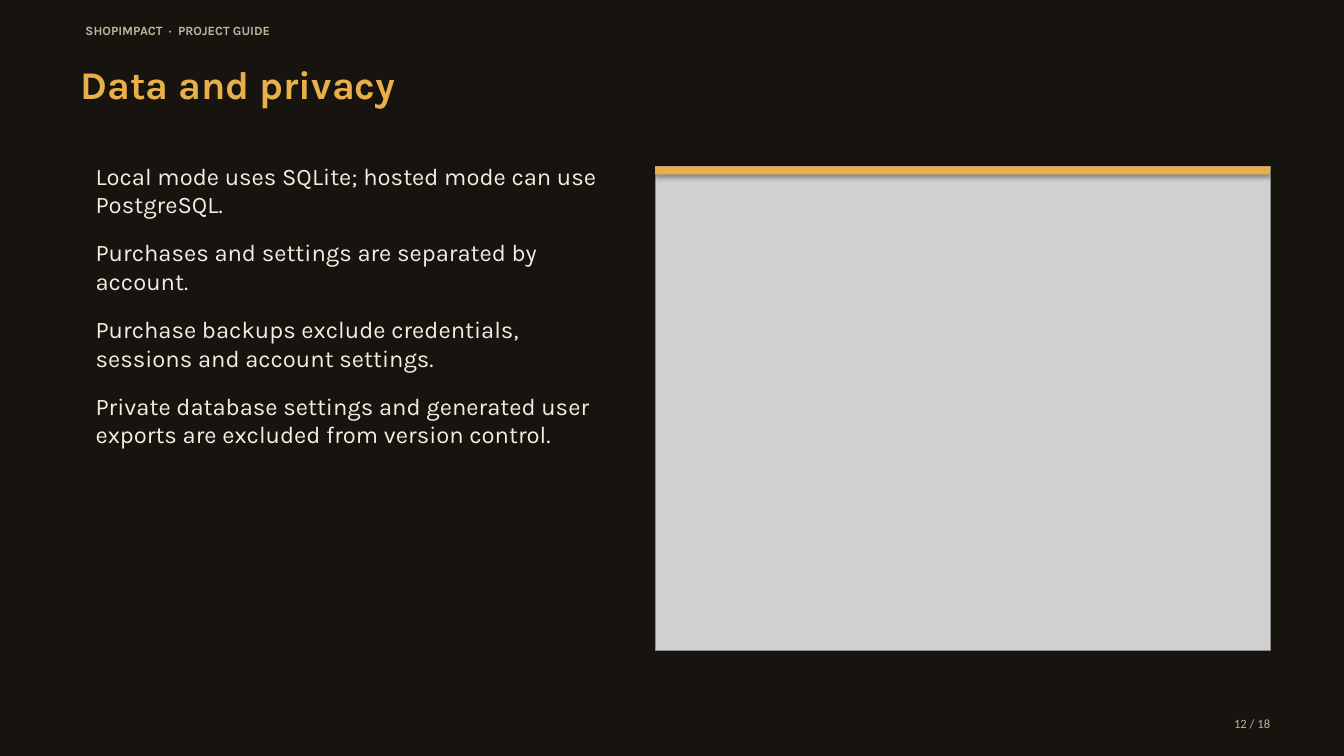
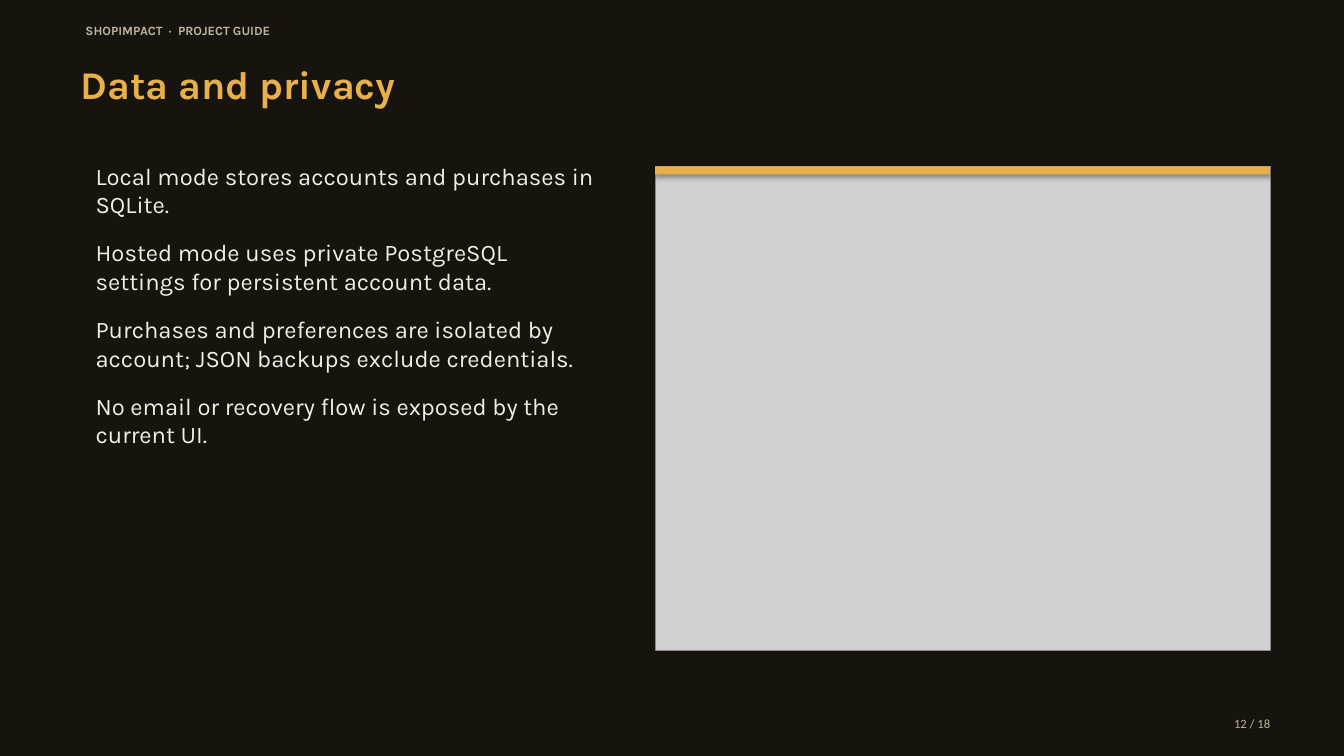
Before and after one commit to kavin-beep/IDAI102_1000527_ShopImpactAI_Kavin-K, a slide deck: slide 12 of output/presentation/ShopImpact_Vibrant_Deck.pptx. Drawn at 1344x756 pixels with LibreOffice and Linux fonts; fonts in the diff are those of the drawing; grey boxes stand for pictures. Boxes give left, top, right and bottom in pixels: in the first picture for what was removed or moved away, otherwise in the second. Text is boxed around its words. In the diff, an @@ line names an element or a change of style, - is before the commit and + after.

```diff
--- a/output/presentation/ShopImpact_Vibrant_Deck.pptx
+++ b/output/presentation/ShopImpact_Vibrant_Deck.pptx
@@ text at (96, 168, 593, 444): text changed @@
-Local mode uses SQLite; hosted mode can use PostgreSQL.
-Purchases and settings are separated by account.
-Purchase backups exclude credentials, sessions and account settings.
-Private database settings and generated user exports are excluded from version control.
+Local mode stores accounts and purchases in SQLite.
+Hosted mode uses private PostgreSQL settings for persistent account data.
+Purchases and preferences are isolated by account; JSON backups exclude credentials.
+No email or recovery flow is exposed by the current UI.
```
Also in this commit, not shown: 8 other slides changed, 1 slide added, 1 slide removed, 13 other files.
